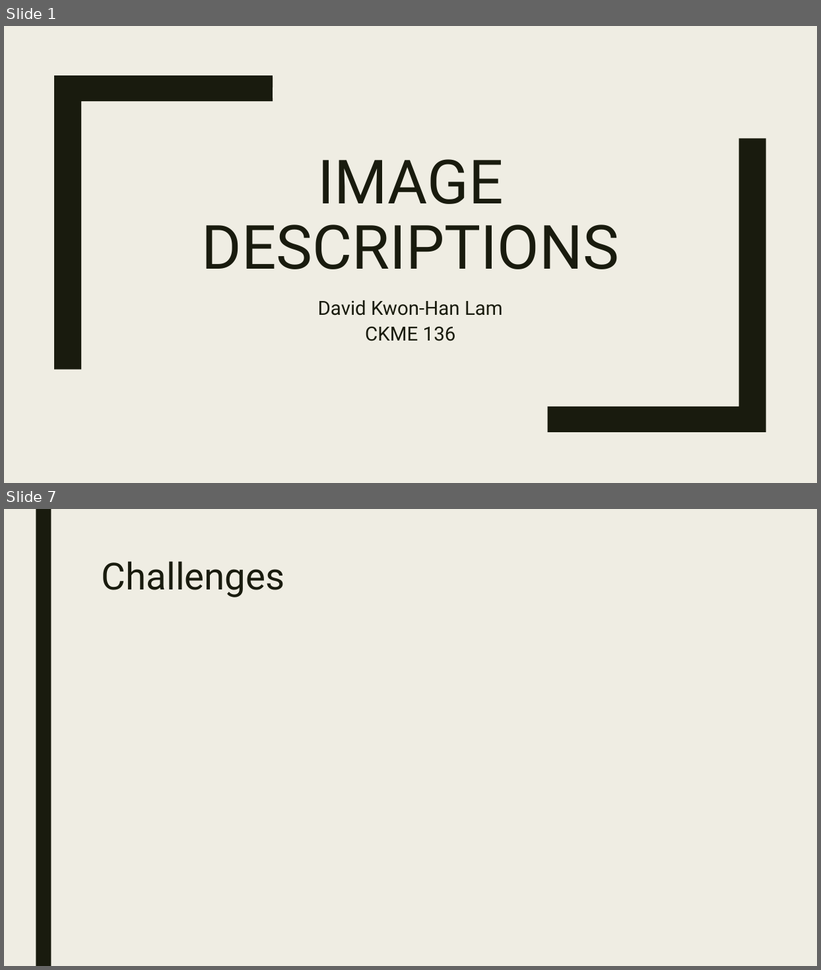
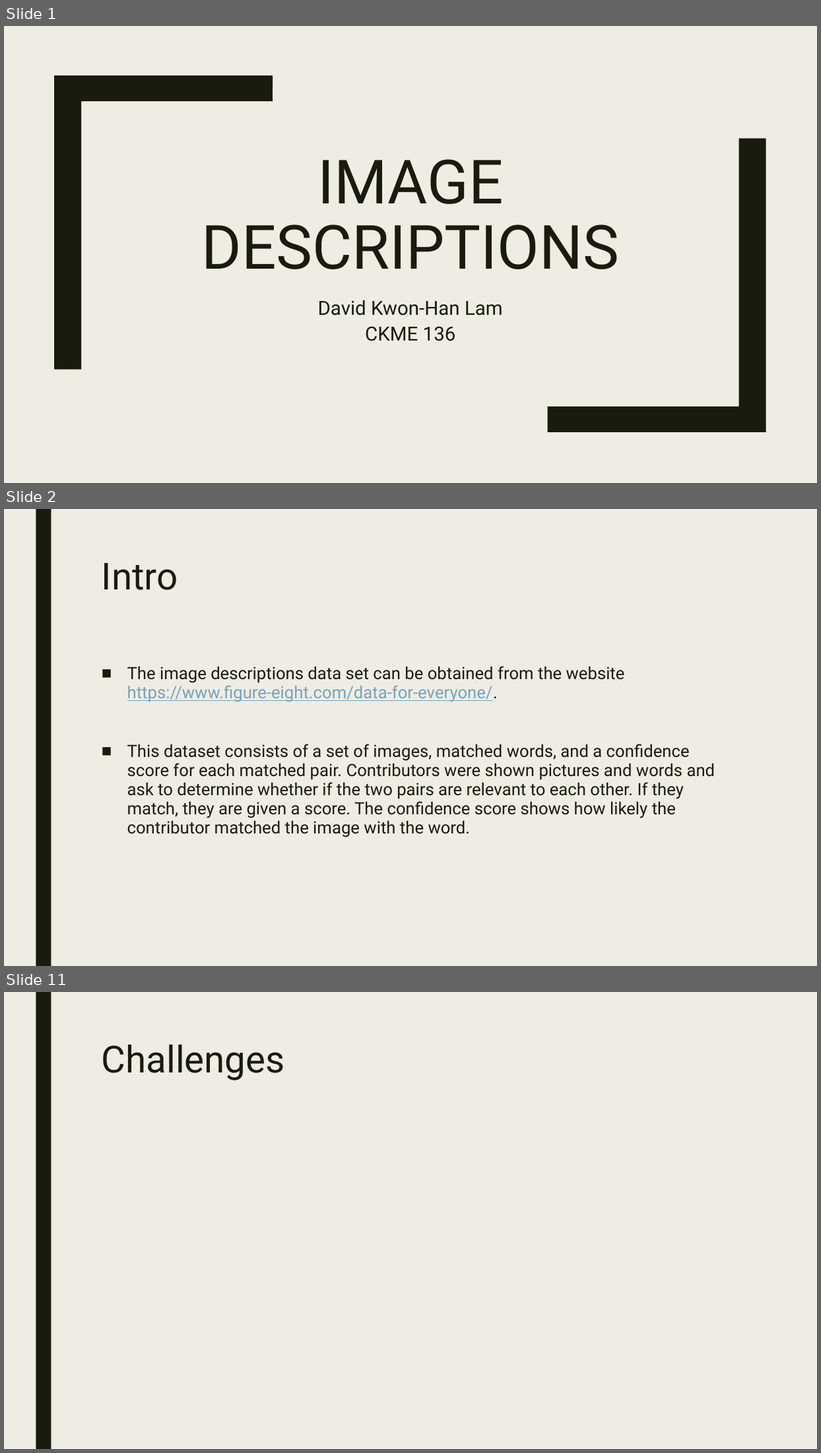
Before and after one commit to davidlamcanada/Ryerson-CKME136, a slide deck: Submissions/Final Project PPT.pptx. Shown one above the other, each under a label of ours: slides 1 and 7 before the commit, slides 1, 2 and 11 after it; the slides between them are not shown. The pictures are 821x970 and 821x1453 pixels, drawn with LibreOffice and Linux fonts; fonts in the diff are those of the drawing. Boxes give left, top, right and bottom in pixels: in the first picture for what was removed or moved away, otherwise in the second. Text is boxed around its words. In the diff, an @@ line names an element or a change of style, - is before the commit and + after.

```diff
--- a/Submissions/Final Project PPT.pptx
+++ b/Submissions/Final Project PPT.pptx
@@ slide 2 added at <box>4,509,817,966</box>, background #EFEDE3; not listed: 1 template element that a slide beside it also shows @@
@@ title added at <box>102,563,178,590</box>, 44 pt, text #191B0E @@
+Intro
@@ text added at <box>127,666,715,838</box>, 20 pt, text #191B0E @@
+■ The image descriptions data set can be obtained from the website https://www.figure-eight.com/data-for-everyone/.
+■ This dataset consists of a set of images, matched words, and a confidence score for each matched pair. Contributors were shown pictures and words and ask to determine whether if the two pairs are relevant to each other. If they match, they are given a score. The confidence score shows how likely the contributor matched the image with the word.
@@ what was slide 7 is now slide 11 @@
```
Also in this commit, not shown: 4 slides changed, 5 other slides added, 3 slides removed, 6 other files.
